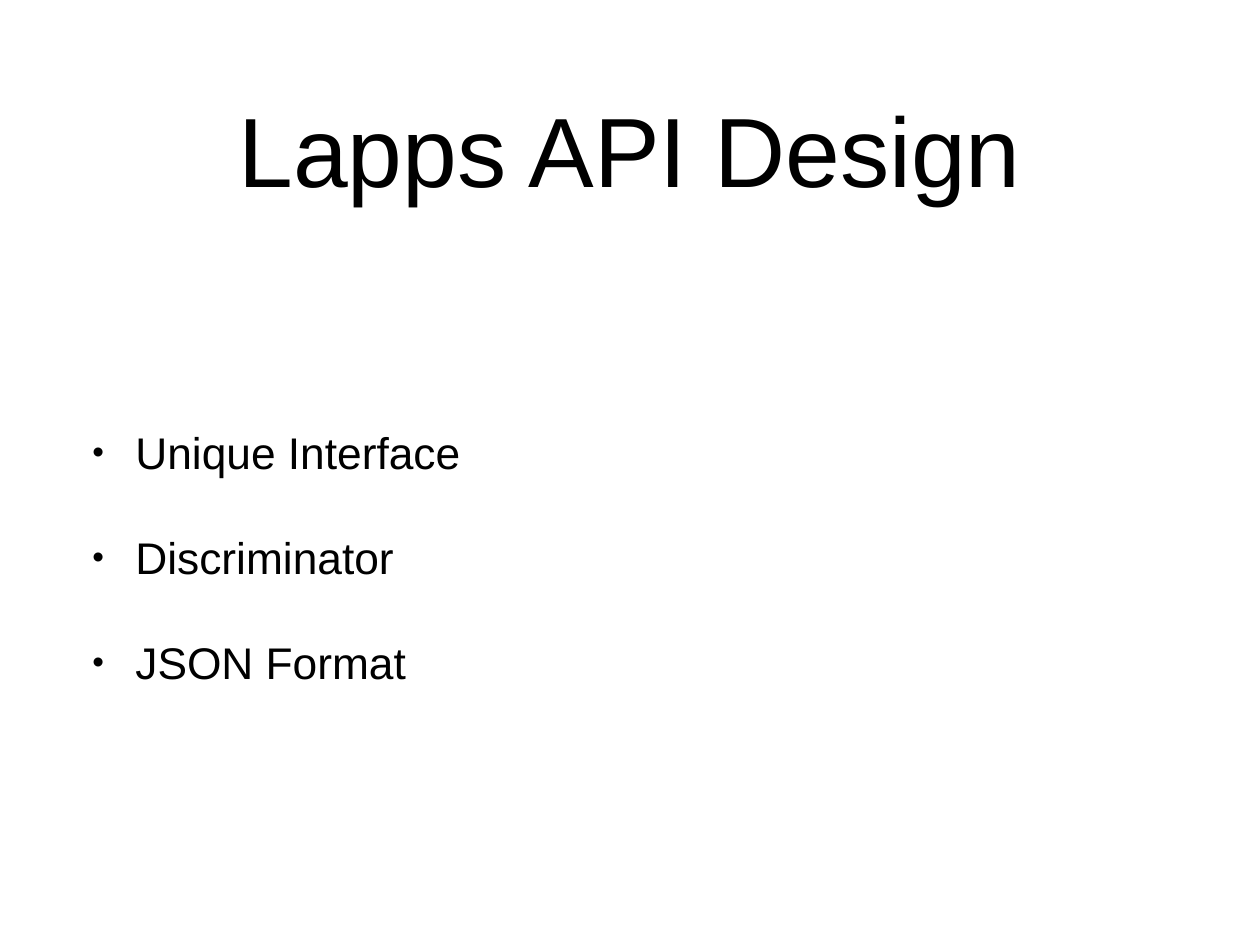
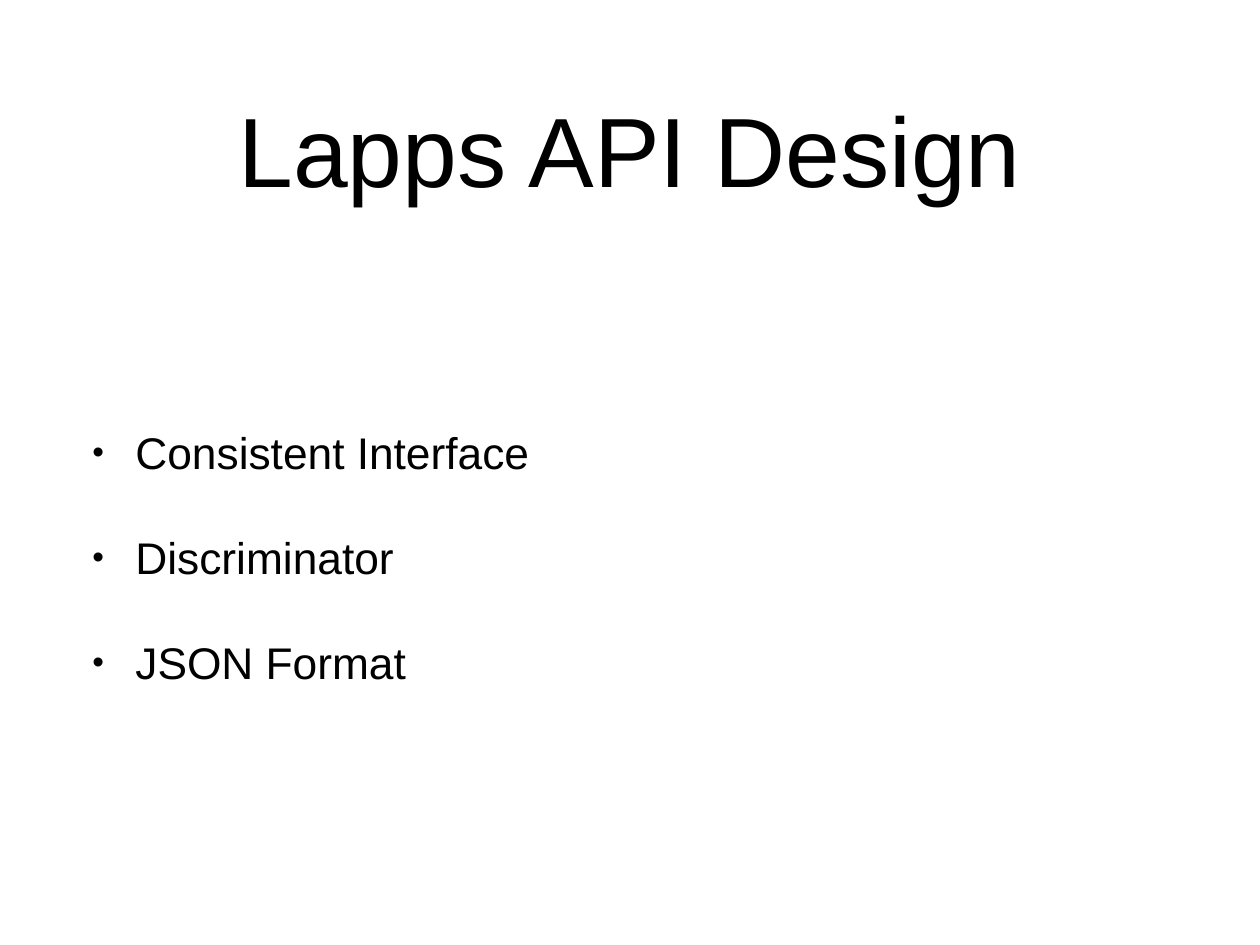
Before and after one commit to chunqishi/lrec2014_part2, a slide deck: slide 5 of lrec_service_wrapping 2014-05-20.pptx. Drawn at 1260x945 pixels with LibreOffice and Linux fonts; fonts in the diff are those of the drawing. Boxes give left, top, right and bottom in pixels: in the first picture for what was removed or moved away, otherwise in the second. Text is boxed around its words. In the diff, an @@ line names an element or a change of style, - is before the commit and + after.

```diff
--- a/lrec_service_wrapping 2014-05-20.pptx
+++ b/lrec_service_wrapping 2014-05-20.pptx
@@ text at (x1=135, y1=437, x2=529, y2=470): text changed @@
-• Unique Interface
+• Consistent Interface
```
Also in this commit, not shown: 5 other slides changed, 4 slides added, 2 slides removed, 5 other files.
